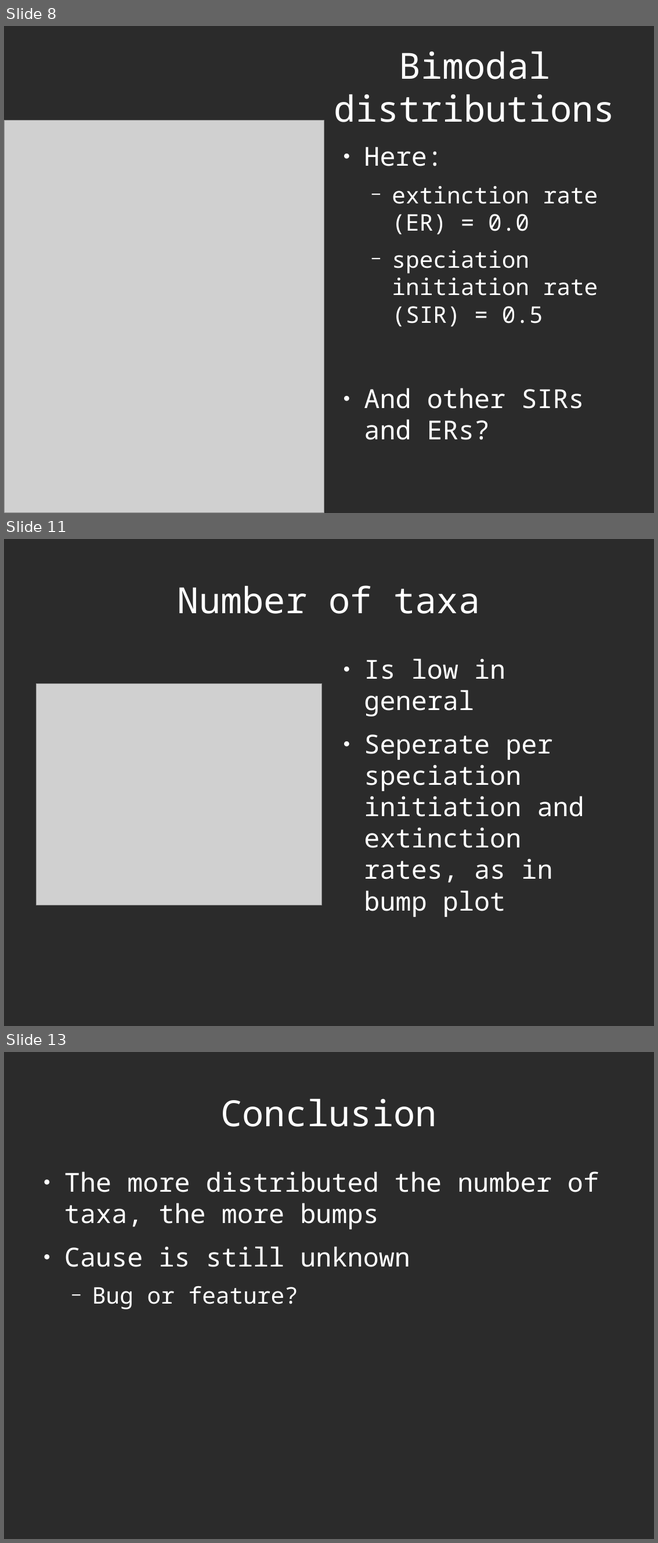
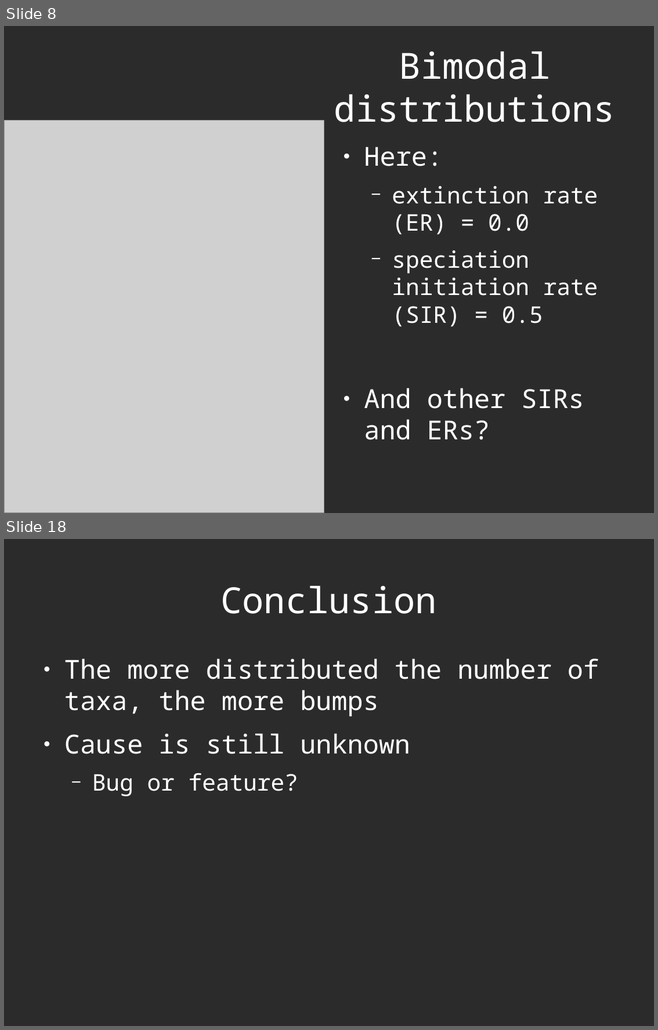
Before and after one commit to richelbilderbeek/Science, a slide deck: Bilderbeek20161214TeceMeeting/20161214TeceMeeting.odp. Shown one above the other, each under a label of ours: slides 8, 11 and 13 before the commit, slides 8 and 18 after it; the slides between them are not shown. The pictures are 658x1543 and 658x1030 pixels, drawn with LibreOffice and Linux fonts; fonts in the diff are those of the drawing; grey boxes stand for pictures; background and template pictures are left out; a plain dark background stands for a picture behind light text. Boxes give left, top, right and bottom in pixels: in the first picture for what was removed or moved away, otherwise in the second. Text is boxed around its words. In the diff, an @@ line names an element or a change of style, - is before the commit and + after.

```diff
--- a/Bilderbeek20161214TeceMeeting/20161214TeceMeeting.odp
+++ b/Bilderbeek20161214TeceMeeting/20161214TeceMeeting.odp
@@ slide 11 removed at [4, 539, 654, 1026], background picture (left out) @@
@@ title removed at [177, 585, 480, 614] @@
-Number of taxa
@@ text removed at [364, 658, 584, 917] @@
-● Is low in general
-● Seperate per speciation initiation and extinction rates, as in bump plot
@@ picture removed at [36, 683, 322, 905] @@
@@ what was slide 13 is now slide 18 @@
```
Also in this commit, not shown: 1 slide changed, 8 slides added, 2 other slides removed, 4 other files.
